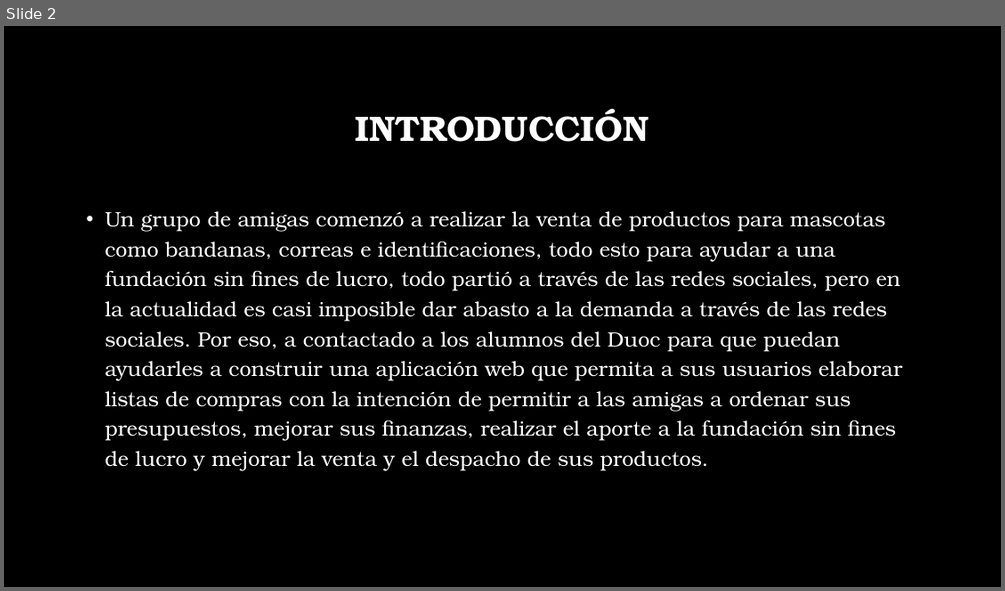
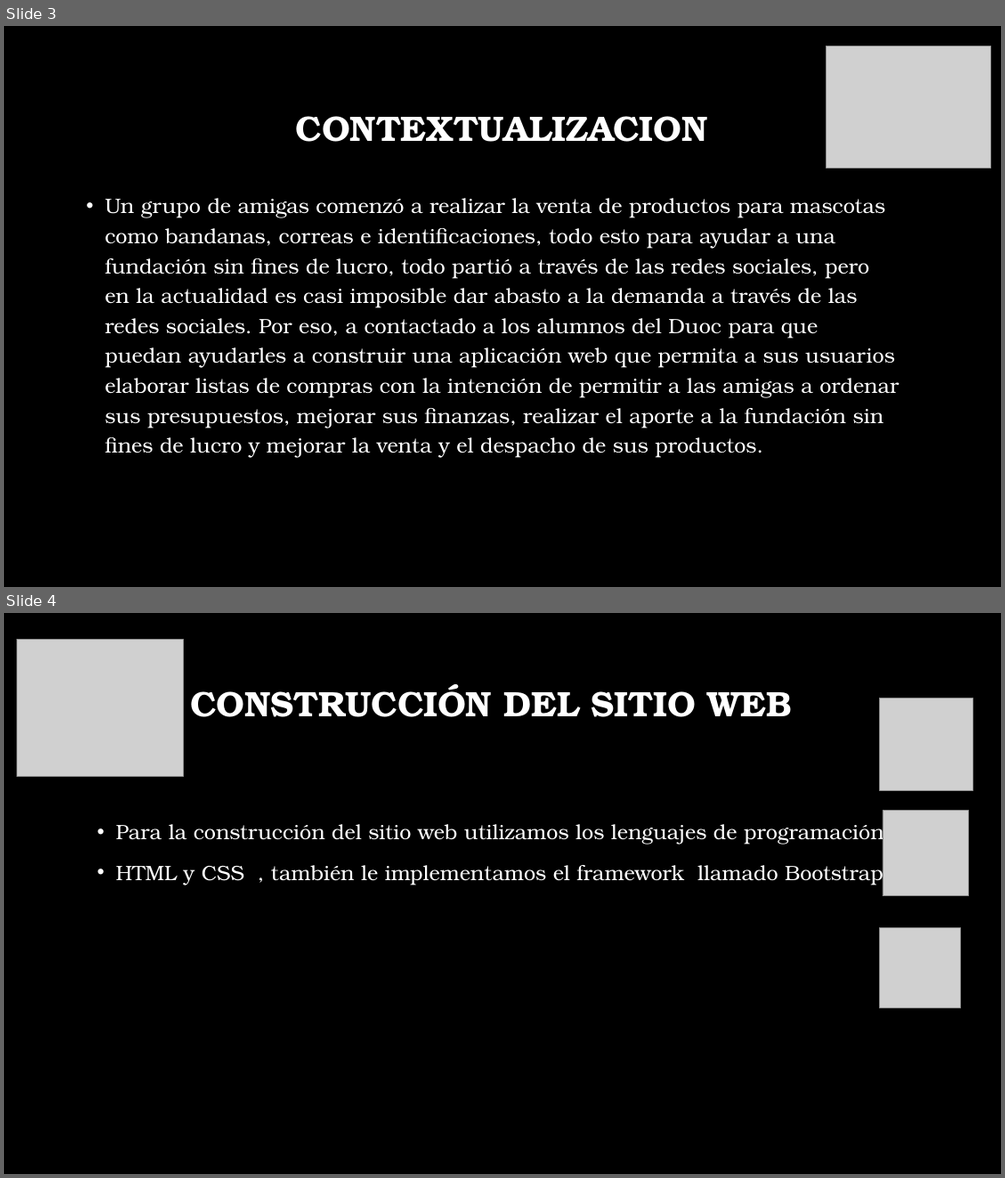
Before and after one commit to sbsbj1/Experiencia2_LucasAcevedo_CesarNegrete_005D, a slide deck: PPT Pagina web.pptx. Shown one above the other, each under a label of ours: slide 2 before the commit, slides 3 and 4 after it. The pictures are 1005x591 and 1005x1178 pixels, drawn with LibreOffice and Linux fonts; fonts in the diff are those of the drawing; grey boxes stand for pictures; background and template pictures are left out. Boxes give left, top, right and bottom in pixels: in the first picture for what was removed or moved away, otherwise in the second. Text is boxed around its words. In the diff, an @@ line names an element or a change of style, - is before the commit and + after.

```diff
--- a/PPT Pagina web.pptx
+++ b/PPT Pagina web.pptx
@@ slide 4 added at (4, 613, 1001, 1174), background picture (left out) @@
@@ picture added at (16, 639, 183, 776) @@
@@ title added at (191, 684, 792, 717), 34 pt, text #FFFFFF, bold @@
+CONSTRUCCIÓN DEL SITIO WEB
@@ picture added at (880, 698, 972, 791) @@
@@ text added at (116, 820, 884, 884), 20 pt, text #FFFFFF @@
+• Para la construcción del sitio web utilizamos los lenguajes de programación
+• HTML y CSS , también le implementamos el framework llamado Bootstrap
@@ picture added at (882, 811, 968, 896) @@
@@ picture added at (880, 928, 961, 1008) @@
@@ what was slide 2 is now slide 3 @@
@@ slide 3 changed as well @@
@@ picture added at (826, 46, 990, 168) @@
@@ title at (296, 116, 708, 142): text changed @@
-INTRODUCCIÓN
+CONTEXTUALIZACION
@@ text "Un grupo de amigas comenzó ..." rewrapped from (105, 211, 902, 471) to (105, 198, 898, 458) @@
```
Also in this commit, not shown: 2 other slides changed.
